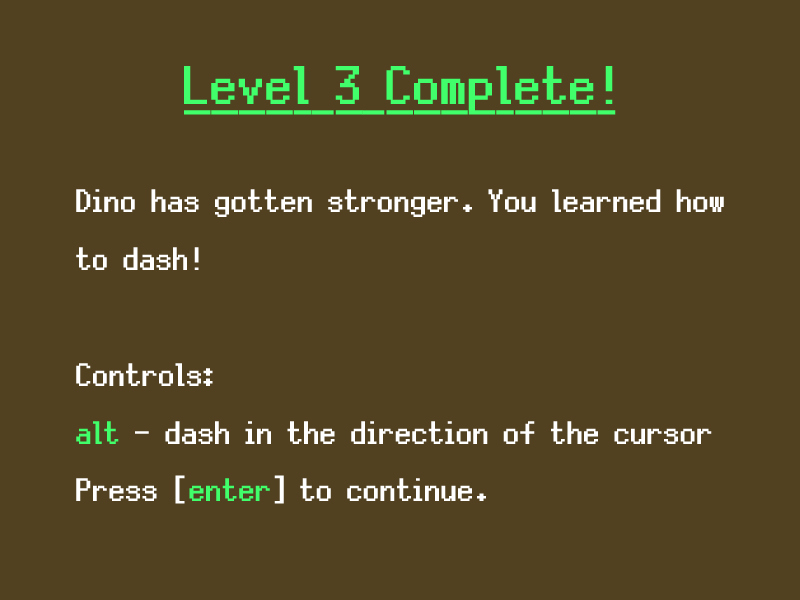
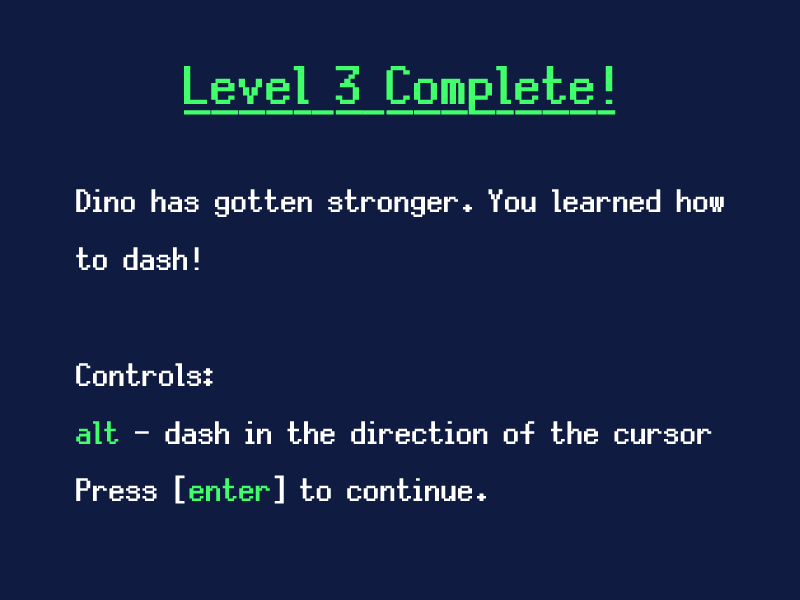
Two versions of the same layered image (800×600). Layer-by-layer changes:
painted on "Background" over (x1=0, y1=0, x2=800, y2=600)
